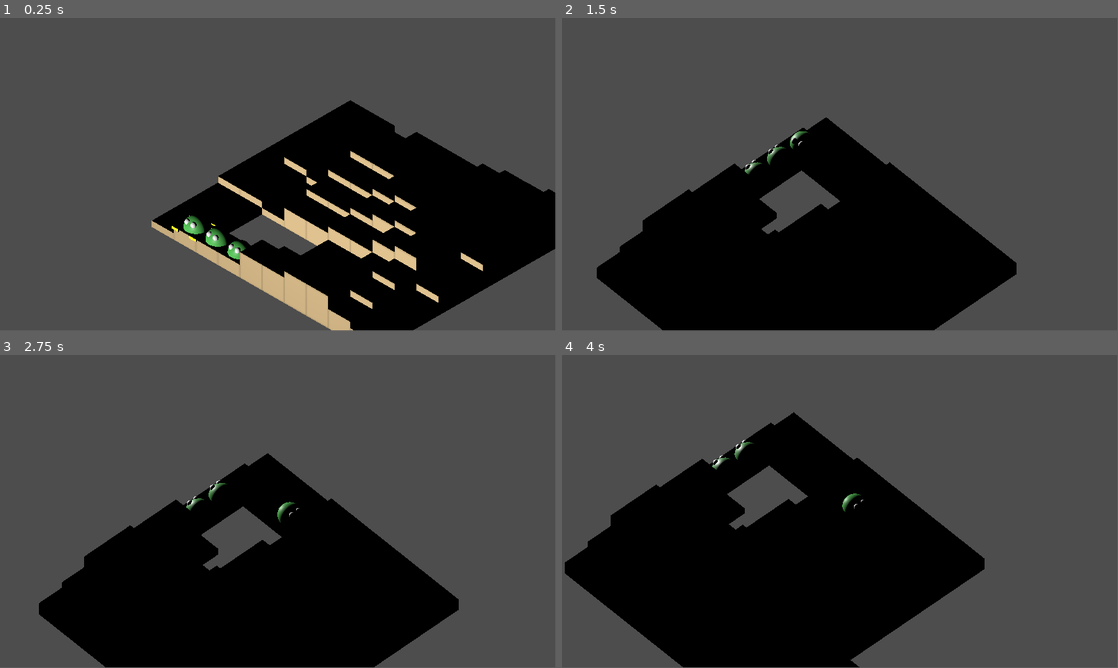
Above: before the commit, frames 1-4 (two rows, left to right).
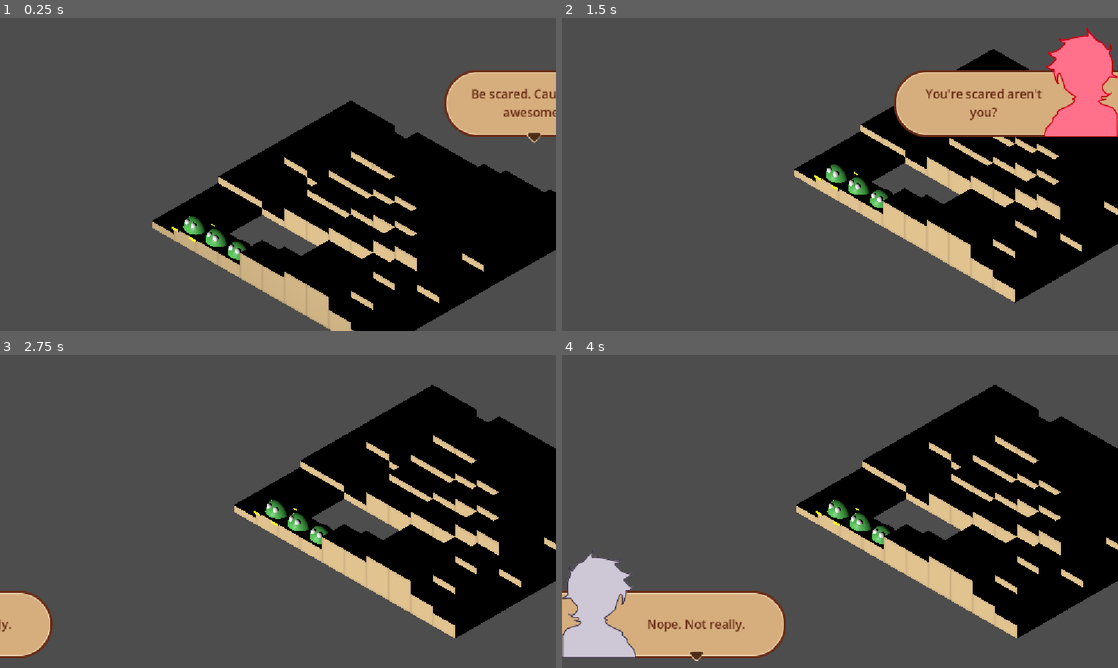
Above: after the commit, the same moments.

Repository: CarlosEpiStats/liquid-fire-tactics
Game: Godot game, scene res://Scenes/Battle.tscn
Two runs of this game, one before a commit and one after it. Both use one fixed random seed, a clock stepped at 60 frames per second and the inputs below.
Inputs (mouse positions are in pixels of both pictures, inside the frame that each line leads up to):
- Up to frame 1 (0.25 s): no input
- Up to frame 2 (1.5 s): tap Enter (fire_1) at 0.5, 1.35 s; move the mouse to (962, 158) at 0.52 s; hold Right (move_right) 0.53-1.28 s; hold Right mouse button (camera_activate) 0.53-1.28 s; move the mouse to (728, 190) at 1.27 s; hold Down (move_down) from 1.28 s (still down)
- Up to frame 3 (2.75 s): move the mouse to (333, 442) at 2.02 s; release Down (move_down) at 2.03 s; hold Right (move_right) from 2.03 s (still down); tap Shift (fire_2) at 2.1 s
- Up to frame 4 (4 s): move the mouse to (812, 574) at 2.77 s; release Right (move_right) at 2.78 s; hold Up (move_up) 2.78-3.53 s; tap Mouse wheel down (zoom_down) at 2.85 s; move the mouse to (1006, 558) at 3.52 s; hold Left (move_left) from 3.53 s (still down); tap Mouse wheel up (zoom_up) at 3.6 s
In our replay, the window is 799x449 before the commit and 800x450 after it. These sizes can differ from the game's own. Grey fills any space a smaller window leaves; there, only what the larger window draws over its background counts as a difference.

The runs differ from the first frame. In frame 1, 4.8% of the frame differs, in the area x 27-100%, y 16-100%; in frame 2, 52%; in frame 3, 51%; in frame 4, 57%, in the area x 0-100%, y 9-100%.

Commit message:
Conversations -07, half translation

Diff:
--- /dev/null
+++ b/Data/Conversations/Translations/intro_scene.csv
@@ -0,0 +1,7 @@
+KEY,en,ja,es
+VILLAIN_1A,Be scared. Cause I am awesome!!!,恐れ！俺さまは最強だぞ。,Temedme. Porque soy fantástico.
+VILLAIN_1B,And Scary!!!,俺さまの素晴らしさは怖いんだろ。,Y aterrador
+VILLAIN_1C,You're scared aren't you?,ビビてんだろ。,"Tienes miedo, ¿verdad?"
+HERO_1A,Nope. Not really.,いや、べつに。,"No, nada en especial."
+HERO_1B,Let's just get this over with.,さっさと決着つけようぜ。,Vamos a acabar con esto.
+VILLAIN_2A,Oh... well... hmm...,あら。。。まあ。。。えーと。。。,Oh... ya veo... hmm...
--- /dev/null
+++ b/Data/Conversations/intro_scene.tres
@@ -0,0 +1,32 @@
+[gd_resource type="Resource" script_class="ConversationData" load_steps=8 format=3 uid="uid://cng7olutw0gde"]
+
+[ext_resource type="Script" uid="uid://cdv8vdja0xmh5" path="res://Scripts/Model/speaker_data.gd" id="1_2f4qe"]
+[ext_resource type="Script" uid="uid://bjrsq1671vlct" path="res://Scripts/Model/conversation_data.gd" id="2_brac7"]
+[ext_resource type="Texture2D" uid="uid://dxg7kewengntm" path="res://Textures/UI/evil_avatar.png" id="2_yei2b"]
+[ext_resource type="Texture2D" uid="uid://t1bipmxo3gvq" path="res://Textures/UI/Avatar.png" id="3_67htd"]
+
+[sub_resource type="Resource" id="Resource_d0pny"]
+script = ExtResource("1_2f4qe")
+speaker = ExtResource("2_yei2b")
+anchor = 1
+messages = Array[String](["Be scared. Cause I am awesome!!", "And Scary!!", "You're scared aren't you?"])
+metadata/_custom_type_script = "uid://cdv8vdja0xmh5"
+
+[sub_resource type="Resource" id="Resource_vdswj"]
+script = ExtResource("1_2f4qe")
+speaker = ExtResource("3_67htd")
+anchor = 2
+messages = Array[String](["Nope. Not really.", "Let's just get this over with."])
+metadata/_custom_type_script = "uid://cdv8vdja0xmh5"
+
+[sub_resource type="Resource" id="Resource_jn2eo"]
+script = ExtResource("1_2f4qe")
+speaker = ExtResource("2_yei2b")
+anchor = 1
+messages = Array[String](["Oh... well... hmm..."])
+metadata/_custom_type_script = "uid://cdv8vdja0xmh5"
+
+[resource]
+script = ExtResource("2_brac7")
+list = Array[ExtResource("1_2f4qe")]([SubResource("Resource_d0pny"), SubResource("Resource_vdswj"), SubResource("Resource_jn2eo")])
+metadata/_custom_type_script = "uid://bjrsq1671vlct"
--- a/Scenes/Battle.tscn
+++ b/Scenes/Battle.tscn
@@ -1,6 +1,6 @@
-[gd_scene load_steps=11 format=3 uid="uid://delq86m0lvplv"]
-
-[ext_resource type="Script" uid="uid://djvnewx62p2f7" path="res://Scripts/Controller/BattleController.gd" id="1_wvl2i"]
+[gd_scene load_steps=33 format=3 uid="uid://delq86m0lvplv"]
+
+[ext_resource type="Script" uid="uid://djvnewx62p2f7" path="res://Scripts/Controller/battle_controller.gd" id="1_wvl2i"]
 [ext_resource type="Script" uid="uid://bscdcyds5oxfs" path="res://Scripts/Controller/InputController.gd" id="2_1samx"]
 [ext_resource type="Script" uid="uid://dvyd2iybfjbei" path="res://Scripts/Common/State Machine/StateMachine.gd" id="2_p46lj"]
 [ext_resource type="PackedScene" uid="uid://cgl2gqeq422vd" path="res://Prefabs/Hero.tscn" id="2_u22qb"]
@@ -10,10 +10,155 @@
 [ext_resource type="Script" uid="uid://bfqsrjh8w0q7v" path="res://Scripts/Controller/Battle States/MoveTargetState.gd" id="4_u22qb"]
 [ext_resource type="Script" uid="uid://k4jgw4205jyh" path="res://Scripts/Controller/Battle States/SelectUnitState.gd" id="6_6yjxy"]
 [ext_resource type="Script" uid="uid://irbfbmi1nm6j" path="res://Scripts/Controller/Battle States/MoveSequenceState.gd" id="7_qxnh6"]
+[ext_resource type="Script" uid="uid://wvmhsujai4eb" path="res://Scripts/Controller/Battle States/cut_scene_state.gd" id="8_l0uqe"]
+[ext_resource type="Script" uid="uid://dn0g2qxjbrt17" path="res://Scripts/Controller/conversation_controller.gd" id="11_262jj"]
+[ext_resource type="Script" uid="uid://bbi63l42331ep" path="res://Scripts/View Model Component/conversation_panel.gd" id="13_tiokb"]
+[ext_resource type="Texture2D" uid="uid://ne5sxop6whch" path="res://Textures/UI/ConversationPanel.png" id="14_0qgg5"]
+[ext_resource type="Texture2D" uid="uid://t1bipmxo3gvq" path="res://Textures/UI/Avatar.png" id="15_0qgg5"]
+[ext_resource type="Texture2D" uid="uid://7bdoshek3a6o" path="res://Textures/UI/MoreConversationArrow.png" id="16_n5y6x"]
+[ext_resource type="Script" uid="uid://b5d2phj8madcp" path="res://Scripts/Common/UI/panel_anchor.gd" id="17_jr0ro"]
+
+[sub_resource type="StyleBoxEmpty" id="StyleBoxEmpty_n5y6x"]
+
+[sub_resource type="Resource" id="Resource_jr0ro"]
+script = ExtResource("17_jr0ro")
+anchor_name = "Hide Bottom"
+my_anchor = 2
+parent_anchor = 3
+offset = Vector2(0, -20)
+metadata/_custom_type_script = "uid://b5d2phj8madcp"
+
+[sub_resource type="Resource" id="Resource_u5lwd"]
+script = ExtResource("17_jr0ro")
+anchor_name = "Hide Top"
+parent_anchor = 1
+offset = Vector2(0, 20)
+metadata/_custom_type_script = "uid://b5d2phj8madcp"
+
+[sub_resource type="Resource" id="Resource_dfi4p"]
+script = ExtResource("17_jr0ro")
+anchor_name = "Show Bottom"
+my_anchor = 3
+parent_anchor = 3
+offset = Vector2(0, -20)
+metadata/_custom_type_script = "uid://b5d2phj8madcp"
+
+[sub_resource type="Resource" id="Resource_yahm3"]
+script = ExtResource("17_jr0ro")
+anchor_name = "Show Top"
+my_anchor = 1
+parent_anchor = 1
+offset = Vector2(0, 20)
+metadata/_custom_type_script = "uid://b5d2phj8madcp"
+
+[sub_resource type="Animation" id="Animation_jr0ro"]
+resource_name = "Right Arrow Bounce"
+length = 0.5
+loop_mode = 2
+tracks/0/type = "value"
+tracks/0/imported = false
+tracks/0/enabled = true
+tracks/0/path = NodePath(".:position")
+tracks/0/interp = 1
+tracks/0/loop_wrap = true
+tracks/0/keys = {
+"times": PackedFloat32Array(0, 0.5),
+"transitions": PackedFloat32Array(1, 1),
+"update": 0,
+"values": [Vector2(170, 210), Vector2(170, 220)]
+}
+
+[sub_resource type="Animation" id="Animation_6xsll"]
+length = 0.001
+tracks/0/type = "value"
+tracks/0/imported = false
+tracks/0/enabled = true
+tracks/0/path = NodePath(".:position")
+tracks/0/interp = 1
+tracks/0/loop_wrap = true
+tracks/0/keys = {
+"times": PackedFloat32Array(0),
+"transitions": PackedFloat32Array(1),
+"update": 0,
+"values": [Vector2(170, 210)]
+}
+
+[sub_resource type="AnimationLibrary" id="AnimationLibrary_imcj7"]
+_data = {
+&"RESET": SubResource("Animation_6xsll"),
+&"Right Arrow Bounce": SubResource("Animation_jr0ro")
+}
+
+[sub_resource type="Resource" id="Resource_6xsll"]
+script = ExtResource("17_jr0ro")
+anchor_name = "Hide Bottom"
+my_anchor = 3
+parent_anchor = 2
+offset = Vector2(0, -20)
+metadata/_custom_type_script = "uid://b5d2phj8madcp"
+
+[sub_resource type="Resource" id="Resource_imcj7"]
+script = ExtResource("17_jr0ro")
+anchor_name = "Hide Top"
+my_anchor = 1
+offset = Vector2(0, 20)
+metadata/_custom_type_script = "uid://b5d2phj8madcp"
+
+[sub_resource type="Resource" id="Resource_7i387"]
+script = ExtResource("17_jr0ro")
+anchor_name = "Show Bottom"
+my_anchor = 2
+parent_anchor = 2
+offset = Vector2(0, -20)
+metadata/_custom_type_script = "uid://b5d2phj8madcp"
+
+[sub_resource type="Resource" id="Resource_nttxn"]
+script = ExtResource("17_jr0ro")
+anchor_name = "Show Top"
+offset = Vector2(0, 20)
+metadata/_custom_type_script = "uid://b5d2phj8madcp"
+
+[sub_resource type="Animation" id="Animation_imcj7"]
+resource_name = "Left Arrow Bounce"
+length = 0.5
+loop_mode = 2
+tracks/0/type = "value"
+tracks/0/imported = false
+tracks/0/enabled = true
+tracks/0/path = NodePath(".:position")
+tracks/0/interp = 1
+tracks/0/loop_wrap = true
+tracks/0/keys = {
+"times": PackedFloat32Array(0, 0.5),
+"transitions": PackedFloat32Array(1, 1),
+"update": 0,
+"values": [Vector2(262, 210), Vector2(262, 220)]
+}
+
+[sub_resource type="Animation" id="Animation_7i387"]
+length = 0.001
+tracks/0/type = "value"
+tracks/0/imported = false
+tracks/0/enabled = true
+tracks/0/path = NodePath(".:position")
+tracks/0/interp = 1
+tracks/0/loop_wrap = true
+tracks/0/keys = {
+"times": PackedFloat32Array(0),
+"transitions": PackedFloat32Array(1),
+"update": 0,
+"values": [Vector2(262, 210)]
+}
+
+[sub_resource type="AnimationLibrary" id="AnimationLibrary_nttxn"]
+_data = {
+&"Left Arrow Bounce": SubResource("Animation_imcj7"),
+&"RESET": SubResource("Animation_7i387")
+}
 
 [node name="Battle" type="Node3D"]
 
-[node name="Battle Controller" type="Node" parent="." node_paths=PackedStringArray("board", "inputController", "cameraController", "stateMachine", "startState")]
+[node name="Battle Controller" type="Node" parent="." node_paths=PackedStringArray("board", "inputController", "cameraController", "stateMachine", "startState", "conversation_controller")]
 script = ExtResource("1_wvl2i")
 board = NodePath("Board")
 inputController = NodePath("Input Controller")
@@ -21,13 +166,14 @@
 stateMachine = NodePath("State Machine")
 startState = NodePath("State Machine/Init Battle State")
 heroPrefab = ExtResource("2_u22qb")
+conversation_controller = NodePath("Conversation Controller")
 
 [node name="State Machine" type="Node" parent="Battle Controller"]
 script = ExtResource("2_p46lj")
 
-[node name="Init Battle State" type="Node" parent="Battle Controller/State Machine" node_paths=PackedStringArray("selectUnitState")]
+[node name="Init Battle State" type="Node" parent="Battle Controller/State Machine" node_paths=PackedStringArray("cut_scene_state")]
 script = ExtResource("3_c5ef4")
-selectUnitState = NodePath("../Select Unit State")
+cut_scene_state = NodePath("../Cut Scene State")
 
 [node name="Move Target State" type="Node" parent="Battle Controller/State Machine" node_paths=PackedStringArray("MoveSequenceState")]
 script = ExtResource("4_u22qb")
@@ -40,6 +186,10 @@
 [node name="Move Sequence State" type="Node" parent="Battle Controller/State Machine" node_paths=PackedStringArray("SelectUnitState")]
 script = ExtResource("7_qxnh6")
 SelectUnitState = NodePath("../Select Unit State")
+
+[node name="Cut Scene State" type="Node" parent="Battle Controller/State Machine" node_paths=PackedStringArray("select_unit_state")]
+script = ExtResource("8_l0uqe")
+select_unit_state = NodePath("../Select Unit State")
 
 [node name="Input Controller" type="Node" parent="Battle Controller"]
 script = ExtResource("2_1samx")
@@ -62,3 +212,170 @@
 transform = Transform3D(1, 0, 0, 0, 1, 0, 0, 0, 1, 0, 0, 10)
 projection = 1
 size = 10.0
+
+[node name="Conversation Controller" type="Node" parent="Battle Controller" node_paths=PackedStringArray("left_panel", "right_panel")]
+script = ExtResource("11_262jj")
+left_panel = NodePath("Left Edge Conversation Panel")
+right_panel = NodePath("Right Edge Conversation Panel")
+
+[node name="Right Edge Conversation Panel" type="Panel" parent="Battle Controller/Conversation Controller" node_paths=PackedStringArray("message", "speaker", "arrow")]
+anchors_preset = 1
+anchor_left = 1.0
+anchor_right = 1.0
+offset_left = -465.0
+offset_bottom = 227.0
+grow_horizontal = 0
+theme_override_styles/panel = SubResource("StyleBoxEmpty_n5y6x")
+script = ExtResource("13_tiokb")
+message = NodePath("Message")
+speaker = NodePath("Speaker")
+arrow = NodePath("Right More Arrow")
+anchor_list = Array[ExtResource("17_jr0ro")]([SubResource("Resource_jr0ro"), SubResource("Resource_u5lwd"), SubResource("Resource_dfi4p"), SubResource("Resource_yahm3")])
+
+[node name="Background" type="NinePatchRect" parent="Battle Controller/Conversation Controller/Right Edge Conversation Panel"]
+layout_mode = 1
+anchors_preset = 3
+anchor_left = 1.0
+anchor_top = 1.0
+anchor_right = 1.0
+anchor_bottom = 1.0
+offset_left = -465.0
+offset_top = -140.0
+grow_horizontal = 0
+grow_vertical = 0
+texture = ExtResource("14_0qgg5")
+region_rect = Rect2(0, 0, 74, 140)
+patch_margin_left = 71
+patch_margin_top = 70
+patch_margin_right = 2
+patch_margin_bottom = 70
+
+[node name="Speaker" type="TextureRect" parent="Battle Controller/Conversation Controller/Right Edge Conversation Panel"]
+layout_mode = 1
+anchors_preset = 3
+anchor_left = 1.0
+anchor_top = 1.0
+anchor_right = 1.0
+anchor_bottom = 1.0
+offset_left = -154.0
+offset_top = -227.0
+grow_horizontal = 0
+grow_vertical = 0
+texture = ExtResource("15_0qgg5")
+
+[node name="Message" type="Label" parent="Battle Controller/Conversation Controller/Right Edge Conversation Panel"]
+layout_mode = 1
+anchors_preset = 3
+anchor_left = 1.0
+anchor_top = 1.0
+anchor_right = 1.0
+anchor_bottom = 1.0
+offset_left = -420.0
+offset_top = -130.0
+offset_right = -136.0
+offset_bottom = -10.0
+grow_horizontal = 0
+grow_vertical = 0
+theme_override_colors/font_color = Color(0.40784314, 0.17254902, 0.08235294, 1)
+theme_override_font_sizes/font_size = 25
+text = "Here is a lot of text to read. Use the arrow for more."
+horizontal_alignment = 1
+vertical_alignment = 1
+autowrap_mode = 2
+
+[node name="Right More Arrow" type="TextureRect" parent="Battle Controller/Conversation Controller/Right Edge Conversation Panel"]
+layout_mode = 1
+anchors_preset = 3
+anchor_left = 1.0
+anchor_top = 1.0
+anchor_right = 1.0
+anchor_bottom = 1.0
+offset_left = -295.0
+offset_top = -17.0
+offset_right = -262.0
+offset_bottom = 7.0
+grow_horizontal = 0
+grow_vertical = 0
+texture = ExtResource("16_n5y6x")
+
+[node name="Right Animation" type="AnimationPlayer" parent="Battle Controller/Conversation Controller/Right Edge Conversation Panel/Right More Arrow"]
+libraries = {
+&"": SubResource("AnimationLibrary_imcj7")
+}
+autoplay = "Right Arrow Bounce"
+
+[node name="Left Edge Conversation Panel" type="Panel" parent="Battle Controller/Conversation Controller" node_paths=PackedStringArray("message", "speaker", "arrow")]
+offset_right = 465.0
+offset_bottom = 227.0
+theme_override_styles/panel = SubResource("StyleBoxEmpty_n5y6x")
+script = ExtResource("13_tiokb")
+message = NodePath("Message")
+speaker = NodePath("Speaker")
+arrow = NodePath("Left More Arrow")
+anchor_list = Array[ExtResource("17_jr0ro")]([SubResource("Resource_6xsll"), SubResource("Resource_imcj7"), SubResource("Resource_7i387"), SubResource("Resource_nttxn")])
+
+[node name="Background" type="NinePatchRect" parent="Battle Controller/Conversation Controller/Left Edge Conversation Panel"]
+layout_mode = 1
+anchors_preset = 2
+anchor_top = 1.0
+anchor_bottom = 1.0
+offset_top = -140.0
+offset_right = 465.0
+grow_vertical = 0
+scale = Vector2(-1, 1)
+pivot_offset = Vector2(232.5, 0)
+texture = ExtResource("14_0qgg5")
+region_rect = Rect2(0, 0, 74, 140)
+patch_margin_left = 71
+patch_margin_top = 70
+patch_margin_right = 2
+patch_margin_bottom = 70
+
+[node name="Speaker" type="TextureRect" parent="Battle Controller/Conversation Controller/Left Edge Conversation Panel"]
+layout_mode = 1
+anchors_preset = 2
+anchor_top = 1.0
+anchor_bottom = 1.0
+offset_top = -227.0
+offset_right = 154.0
+grow_vertical = 0
+texture = ExtResource("15_0qgg5")
+flip_h = true
+
+[node name="Message" type="Label" parent="Battle Controller/Conversation Controller/Left Edge Conversation Panel"]
+layout_mode = 1
+anchors_preset = 2
+anchor_top = 1.0
+anchor_bottom = 1.0
+offset_left = 136.0
+offset_top = -130.0
+offset_right = 420.0
+offset_bottom = -10.0
+grow_vertical = 0
+theme_override_colors/font_color = Color(0.40784314, 0.17254902, 0.08235294, 1)
+theme_override_font_sizes/font_size = 25
+text = "Here is a lot of text to read. Use the arrow for more."
+horizontal_alignment = 1
+vertical_alignment = 1
+autowrap_mode = 2
+
+[node name="Left More Arrow" type="TextureRect" parent="Battle Controller/Conversation Controller/Left Edge Conversation Panel"]
+layout_mode = 1
+anchors_preset = 3
+anchor_left = 1.0
+anchor_top = 1.0
+anchor_right = 1.0
+anchor_bottom = 1.0
+offset_left = -203.0
+offset_top = -17.0
+offset_right = -170.0
+offset_bottom = 7.0
+grow_horizontal = 0
+grow_vertical = 0
+texture = ExtResource("16_n5y6x")
+
+[node name="Left Animation" type="AnimationPlayer" parent="Battle Controller/Conversation Controller/Left Edge Conversation Panel/Left More Arrow"]
+libraries = {
+&"": SubResource("AnimationLibrary_nttxn")
+}
+autoplay = "Left Arrow Bounce"
--- a/Scripts/Common/UI/layout_anchor.gd
+++ b/Scripts/Common/UI/layout_anchor.gd
@@ -103,7 +103,7 @@
 
 func to_anchor_position(anchor: PanelAnchor, animated: bool):
 	if animated:
-		move_to_anchor_position(
+		await move_to_anchor_position(
 			anchor.my_anchor,
 			anchor.parent_anchor,
 			anchor.offset,
--- a/Scripts/Controller/Battle States/InitBattleState.gd
+++ b/Scripts/Controller/Battle States/InitBattleState.gd
@@ -1,5 +1,5 @@
 extends BattleState
-@export var selectUnitState: State
+@export var cut_scene_state: State
 
 func Enter():
 	super()
@@ -14,8 +14,10 @@
 	SpawnTestUnits()
 
 	_owner.cameraController.setFollow(_owner.board.marker)
-
-	_owner.stateMachine.ChangeState(selectUnitState)
+	TranslationServer.set_locale("ja")
+	#TranslationServer.set_locale("en")
+	#TranslationServer.set_locale("es")
+	_owner.stateMachine.ChangeState(cut_scene_state)
 
 func SpawnTestUnits():
 	var components= [WalkMovement, FlyMovement, TeleportMovement]
--- /dev/null
+++ b/Scripts/Controller/Battle States/cut_scene_state.gd
@@ -0,0 +1,32 @@
+extends BattleState
+
+@export var select_unit_state: State
+var data: ConversationData
+
+func _ready():
+	super()
+	data = load("res://Data/Conversations/intro_scene.tres")
+
+
+func AddListeners():
+	super()
+	_owner.conversation_controller.completed_event.connect(on_completed_conversation)
+
+
+func RemoveListeners():
+	super()
+	_owner.conversation_controller.completed_event.disconnect(on_completed_conversation)
+
+
+func Enter():
+	super()
+	_owner.conversation_controller.show_conversation(data)
+
+
+func OnFire(e: int):
+	super(e)
+	_owner.conversation_controller.next()
+
+
+func on_completed_conversation():
+	_owner.stateMachine.ChangeState(select_unit_state)
--- a/Scripts/Controller/BattleController.gd
+++ b/Scripts/Controller/battle_controller.gd
@@ -6,10 +6,10 @@
 @export var cameraController: CameraController
 @export var stateMachine: StateMachine
 @export var startState: State
-
 @export var heroPrefab: PackedScene
-var currentUnit:Unit
-var currentTile:Tile:
+@export var conversation_controller: ConversationController
+var currentUnit: Unit
+var currentTile: Tile:
 	get: return board.GetTile(board.pos)
 
 func _ready():
--- /dev/null
+++ b/Scripts/Controller/conversation_controller.gd
@@ -0,0 +1,77 @@
+class_name ConversationController
+extends Node
+
+signal completed_event
+signal resumed
+
+@export var left_panel: ConversationPanel
+@export var right_panel: ConversationPanel
+var in_transition: bool
+
+func _ready() -> void:
+	left_panel.to_anchor_position(left_panel.get_the_anchor("Hide Bottom"), false)
+	_disable_node(left_panel)
+
+	right_panel.to_anchor_position(right_panel.get_the_anchor("Hide Bottom"), false)
+	_disable_node(right_panel)
+
+func _disable_node(node: Node) -> void:
+	node.process_mode = Node.PROCESS_MODE_DISABLED
+	node.hide()
+
+
+func _enable_node(node: Node) -> void:
+	node.process_mode = Node.PROCESS_MODE_INHERIT
+	node.show()
+
+
+func show_conversation(data: ConversationData):
+	_enable_node(left_panel)
+	_enable_node(right_panel)
+	sequence(data)
+
+
+func next():
+	if not in_transition:
+		resumed.emit()
+
+
+func sequence(data: ConversationData):
+	for sd in data.list:
+		in_transition = true
+		var current_panel: ConversationPanel
+		var show: PanelAnchor
+		var hide: PanelAnchor
+
+		if sd.anchor in [Control.PRESET_TOP_LEFT, Control.PRESET_BOTTOM_LEFT, Control.PRESET_CENTER_LEFT]:
+			current_panel = left_panel
+
+		else:
+			current_panel = right_panel
+
+		if sd.anchor in [Control.PRESET_TOP_LEFT, Control.PRESET_TOP_RIGHT, Control.PRESET_CENTER_TOP]:
+			show = current_panel.get_the_anchor("Show Top")
+			hide = current_panel.get_the_anchor("Hide Top")
+
+		else:
+			show = current_panel.get_the_anchor("Show Bottom")
+			hide = current_panel.get_the_anchor("Hide Bottom")
+
+		# Make sure panel is hidden to start and set text to initial dialog
+		current_panel.to_anchor_position(hide, false)
+		current_panel.display(sd)
+
+		# Move panel and wait for it to finish moving
+		await current_panel.to_anchor_position(show, true)
+
+		# once panel is done moving we can start accepting clicks to advance dialog
+		in_transition = false
+		await current_panel.finished
+
+		# hide panel and wait for it to get off screen
+		in_transition = true
+		await current_panel.to_anchor_position(hide, true)
+
+	_disable_node(left_panel)
+	_disable_node(right_panel)
+	completed_event.emit()
--- /dev/null
+++ b/Scripts/Model/conversation_data.gd
@@ -0,0 +1,4 @@
+class_name ConversationData
+extends Resource
+
+@export var list: Array[SpeakerData] = []
--- /dev/null
+++ b/Scripts/Model/speaker_data.gd
@@ -0,0 +1,6 @@
+class_name SpeakerData
+extends Resource
+
+@export var speaker: CompressedTexture2D
+@export var anchor: Control.LayoutPreset
+@export var messages: Array[String] = []
--- a/Scripts/Test/panel_tests2.gd
+++ b/Scripts/Test/panel_tests2.gd
@@ -34,14 +34,6 @@
 	anchor_list.append(anchor_center)
 
 
-func get_anchor(anchor_name: String):
-	for anchor in self.anchor_list:
-		if anchor.anchor_name == anchor_name:
-			return anchor
-
-	return null
-
-
 func anchor_button(text: String):
 	var anchor = get_anchor(text)
 
--- /dev/null
+++ b/Scripts/View Model Component/conversation_panel.gd
@@ -0,0 +1,35 @@
+class_name ConversationPanel
+extends LayoutAnchor
+
+signal finished
+@export var message: Label
+@export var speaker: TextureRect
+@export var arrow: Node
+@export var anchor_list: Array[PanelAnchor] = []
+var _parent: ConversationController
+
+func _ready():
+	_parent = get_node("../")
+
+
+func get_the_anchor(anchor_name: String):
+	for anchor in self.anchor_list:
+		if anchor.anchor_name == anchor_name:
+			return anchor
+
+	return null
+
+
+func display(speaker_data: SpeakerData):
+	speaker.texture = speaker_data.speaker
+	speaker.size = speaker.texture.get_size()
+
+	# Resets the anchor point after resizing
+	speaker.anchors_preset = speaker.anchors_preset
+
+	for i in speaker_data.messages.size():
+		message.text = tr(speaker_data.messages[i])
+		arrow.visible = i + 1 < speaker_data.messages.size()
+		await _parent.resumed
+
+	finished.emit()
--- a/project.godot
+++ b/project.godot
@@ -13,6 +13,11 @@
 config/name="LiquidFire Tactics"
 run/main_scene="uid://delq86m0lvplv"
 config/features=PackedStringArray("4.5", "Forward Plus")
+
+[display]
+
+window/stretch/mode="canvas_items"
+window/stretch/aspect="expand"
 
 [editor_plugins]
 
@@ -115,3 +120,7 @@
 "events": [Object(InputEventKey,"resource_local_to_scene":false,"resource_name":"","device":-1,"window_id":0,"alt_press …(195 unchanged characters)…
 ]
 }
+
+[internationalization]
+
+locale/translations=PackedStringArray("res://Data/Conversations/Translations/intro_scene.en.translation", "res://Data/Conversations/Translations/intro_scene.es.translation", "res://Data/Conversations/Translations/intro_scene.ja.translation")
Not shown, added: Data/Conversations/Translations/intro_scene.csv.import
Binary file added: Data/Conversations/Translations/intro_scene.en.translation
Binary file added: Data/Conversations/Translations/intro_scene.es.translation
Binary file added: Data/Conversations/Translations/intro_scene.ja.translation
Not shown, added: Scripts/Controller/Battle States/cut_scene_state.gd.uid
Renamed: Scripts/Controller/BattleController.gd.uid -> Scripts/Controller/battle_controller.gd.uid
Not shown, added: Scripts/Controller/conversation_controller.gd.uid
Not shown, added: Scripts/Model/conversation_data.gd.uid
Not shown, added: Scripts/Model/speaker_data.gd.uid
Not shown, added: Scripts/View Model Component/conversation_panel.gd.uid
Binary file added: Textures/UI/evil_avatar.png
Not shown, added: Textures/UI/evil_avatar.png.import
